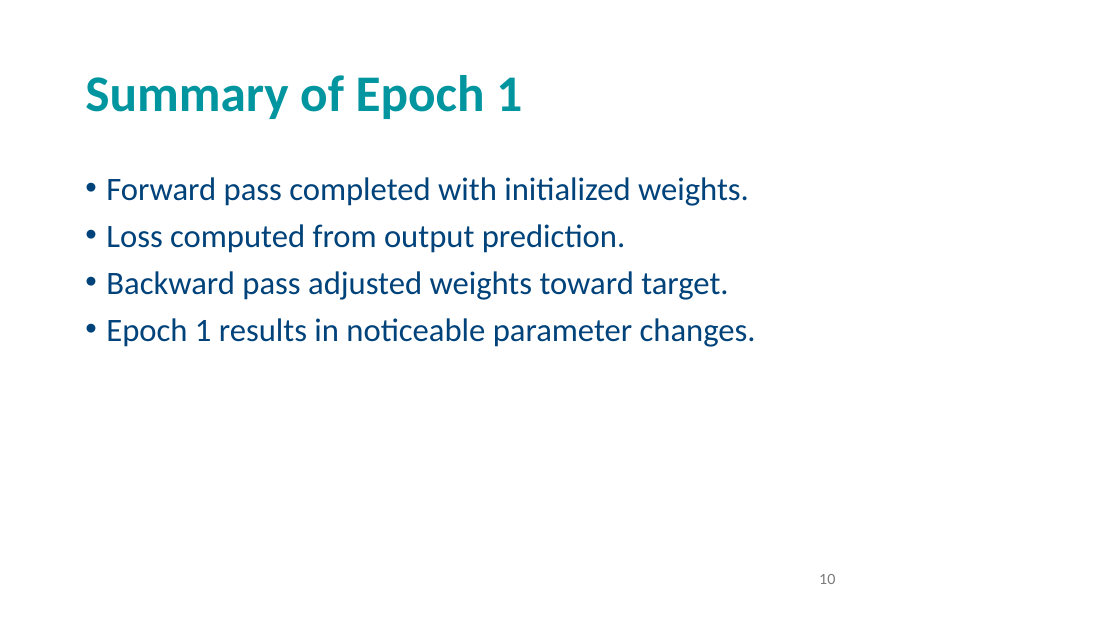
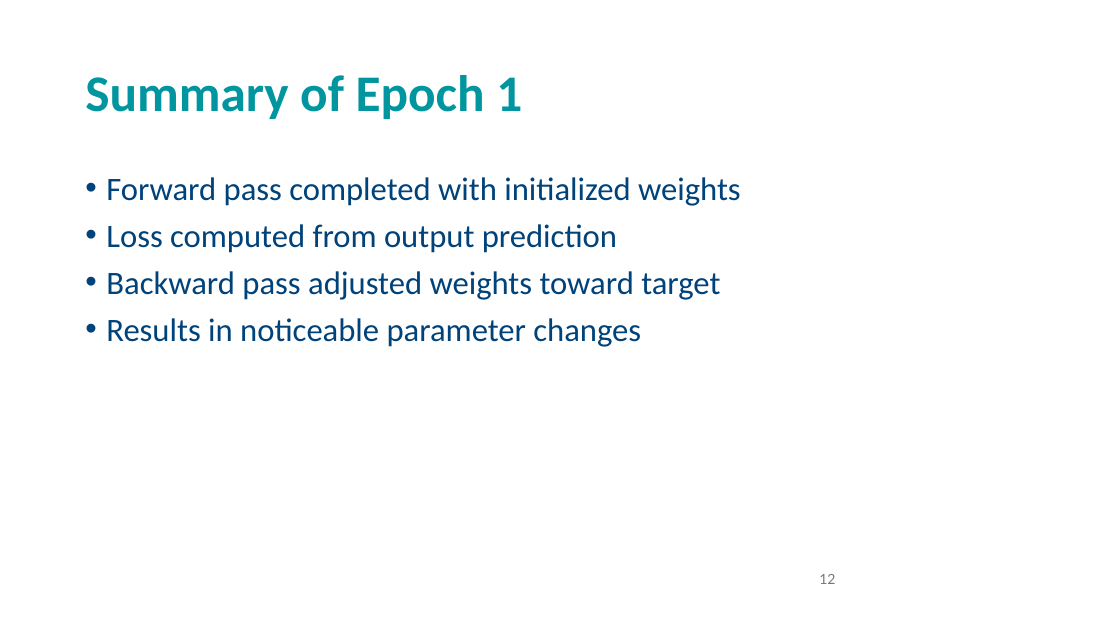
Before and after one commit to andrewcparnell/STAT41130, a slide deck: slide 12 of slides/day 2/D2C1_ANN.pptx (slide 10 before the commit). Drawn at 1120x630 pixels with LibreOffice and Linux fonts; fonts in the diff are those of the drawing; background and template pictures are left out. Boxes give left, top, right and bottom in pixels: in the first picture for what was removed or moved away, otherwise in the second. Text is boxed around its words. In the diff, an @@ line names an element or a change of style, - is before the commit and + after.

```diff
--- a/slides/day 2/D2C1_ANN.pptx
+++ b/slides/day 2/D2C1_ANN.pptx
@@ text at (106,177,741,347): text changed @@
-• Forward pass completed with initialized weights.
-• Loss computed from output prediction.
-• Backward pass adjusted weights toward target.
-• Epoch 1 results in noticeable parameter changes.
+• Forward pass completed with initialized weights
+• Loss computed from output prediction
+• Backward pass adjusted weights toward target
+• Results in noticeable parameter changes
@@ page number at (819,574,835,584): text changed @@
-10
+12
```
Also in this commit, not shown: 7 other slides changed, 3 slides added, 31 other files.
